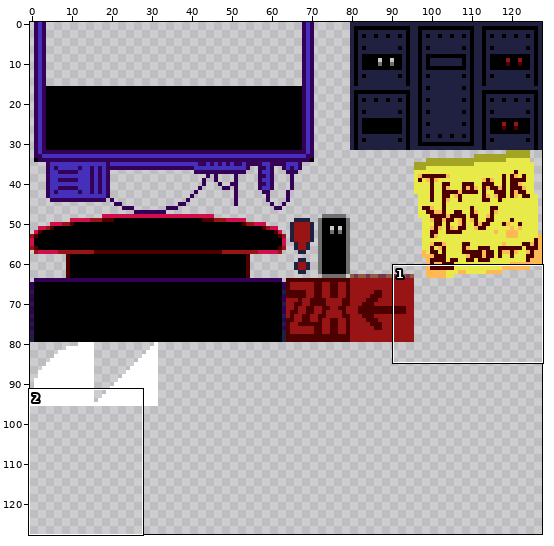
Two states of a sprite sheet, img/sheet1.png. The first picture is a wide view before the edit; the outline marks the close-up.
Close-up. Before:
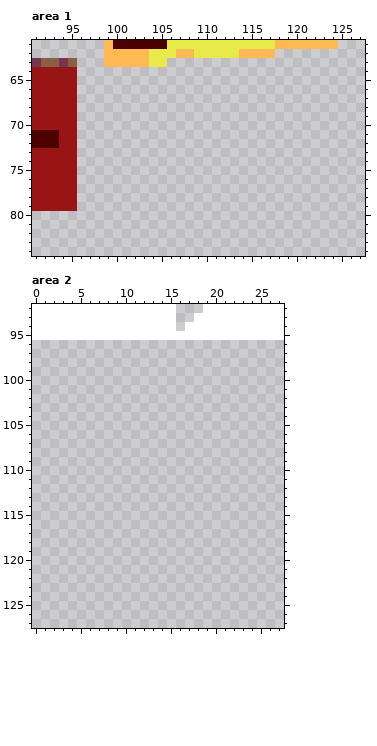
The file is 128x128 pixels. Shown: area 1: x 91..127, y 61..84; area 2: x 0..27, y 92..127.
The same view after the edit:
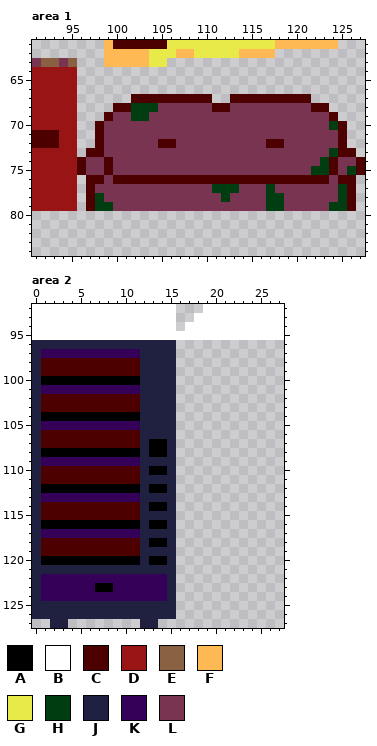
Palette (. is transparent): A #000000  B #ffffff  C #4c0000  D #991515  E #8a6042  F #feb854  G #e8ea4a  H #003d10  J #202040  K #340058  L #783450
Changes in this commit:
Area 1:
y 67: x 102..110 ......... -> CCCCCCCCC; x 113..121 ......... -> CCCCCCCCC
y 68: x 100..123 ........................ -> CCHHHLLLLLLCCLLLLLLLLLCC
y 69: x 99..124 .......................... -> CLLHHLLLLLLLLLLLLLLLLLLLLC
y 70: x 98..125 ............................ -> CLLLLLLLLLLLLLLLLLLLLLLLLLHC
y 71: x 98..125 ............................ -> CLLLLLLLLLLLLLLLLLLLLLLLLLLC
y 72: x 98..125 ............................ -> CLLLLLLCCLLLLLLLLLLCCLLLLLLC
y 73: x 97..126 .............................. -> CCLLLLLLLLLLLLLLLLLLLLLLLLLHCC
y 74: x 96..127 ................................ -> CLLCLLLLLLLLLLLLLLLLLLLLLLLHCLLC
y 75: x 96..127 ................................ -> CLLCLLLLLLLLLLLLLLLLLLLLLLHHCLHC
y 76: x 97..126 .............................. -> CCLCCCCCCCCCCCCCCCCCCCCCCCCLCC
y 77: x 97..126 .............................. -> CLLLLLLLLLLLLLHHHLLLHLLLLLLLHC
y 78: x 97..126 .............................. -> CHLLLLLLLLLLLLLHLLLLHHLLLLLLHC
y 79: x 97..126 .............................. -> CHHLLLLLLLLLLLLLLLLLHHLLLLLHHC
Area 2:
y 96: x 0..15 ................ -> JJJJJJJJJJJJJJJJ
y 97: x 0..15 ................ -> JKKKKKKKKKKKJJJJ
y 98..99: x 0..15 ................ -> JCCCCCCCCCCCJJJJ
y 100: x 0..15 ................ -> JAAAAAAAAAAAJJJJ
y 101: x 0..15 ................ -> JKKKKKKKKKKKJJJJ
y 102..103: x 0..15 ................ -> JCCCCCCCCCCCJJJJ
y 104: x 0..15 ................ -> JAAAAAAAAAAAJJJJ
y 105: x 0..15 ................ -> JKKKKKKKKKKKJJJJ
y 106: x 0..15 ................ -> JCCCCCCCCCCCJJJJ
y 107: x 0..15 ................ -> JCCCCCCCCCCCJAAJ
y 108: x 0..15 ................ -> JAAAAAAAAAAAJAAJ
y 109: x 0..15 ................ -> JKKKKKKKKKKKJJJJ
y 110: x 0..15 ................ -> JCCCCCCCCCCCJAAJ
y 111: x 0..15 ................ -> JCCCCCCCCCCCJJJJ
y 112: x 0..15 ................ -> JAAAAAAAAAAAJAAJ
y 113: x 0..15 ................ -> JKKKKKKKKKKKJJJJ
y 114: x 0..15 ................ -> JCCCCCCCCCCCJAAJ
y 115: x 0..15 ................ -> JCCCCCCCCCCCJJJJ
y 116: x 0..15 ................ -> JAAAAAAAAAAAJAAJ
y 117: x 0..15 ................ -> JKKKKKKKKKKKJJJJ
y 118: x 0..15 ................ -> JCCCCCCCCCCCJAAJ
y 119: x 0..15 ................ -> JCCCCCCCCCCCJJJJ
y 120: x 0..15 ................ -> JAAAAAAAAAAAJAAJ
y 121: x 0..15 ................ -> JJJJJJJJJJJJJJJJ
y 122: x 0..15 ................ -> JKKKKKKKKKKKKKKJ
y 123: x 0..15 ................ -> JKKKKKKAAKKKKKKJ
y 124: x 0..15 ................ -> JKKKKKKKKKKKKKKJ
y 125..126: x 0..15 ................ -> JJJJJJJJJJJJJJJJ
y 127: x 2..3 .. -> JJ; x 12..13 .. -> JJ
Changed places in both close-ups, as pixel boxes (x1, y1, x2, y2):
added: (77, 94, 365, 211)
added: (32, 340, 176, 628)
